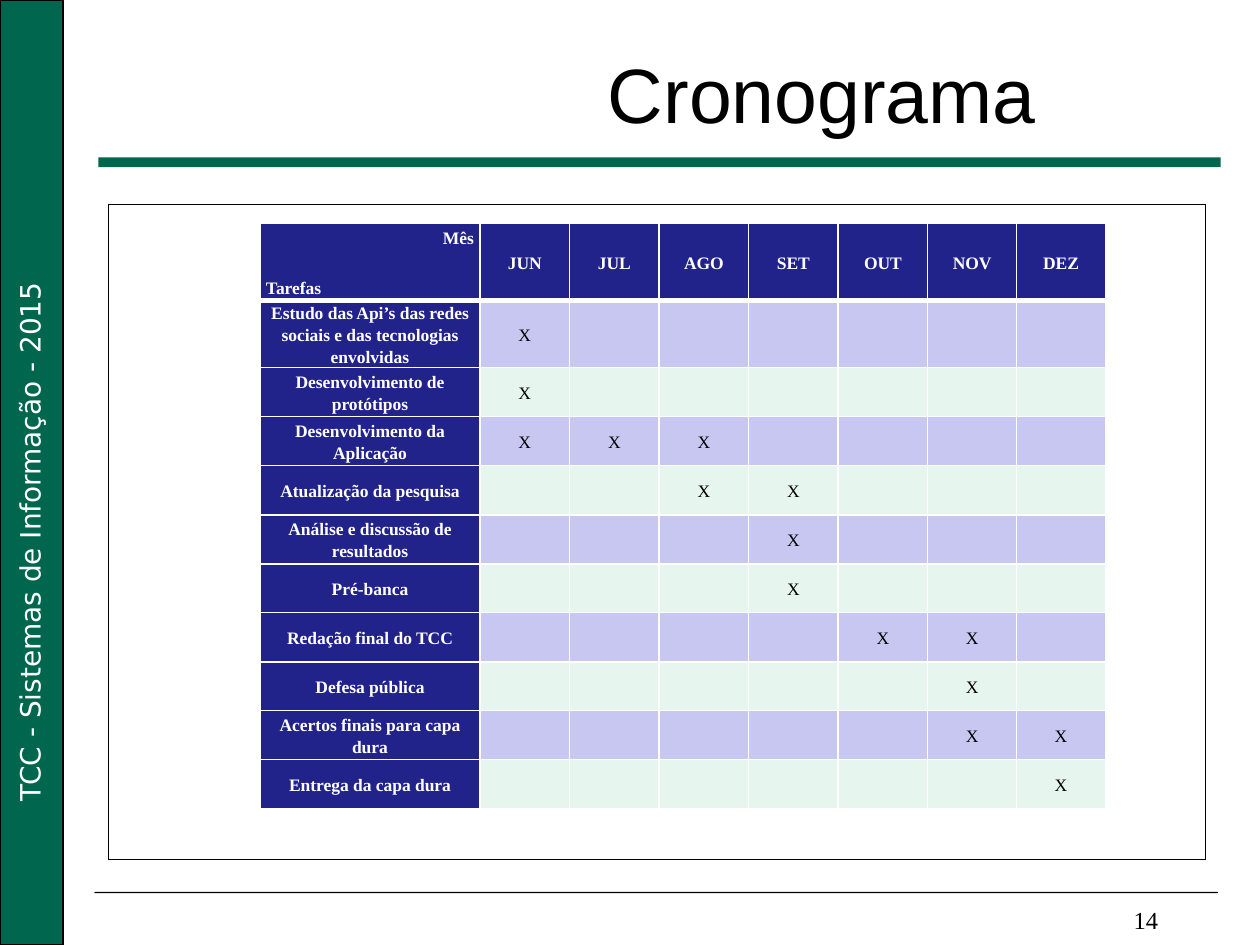
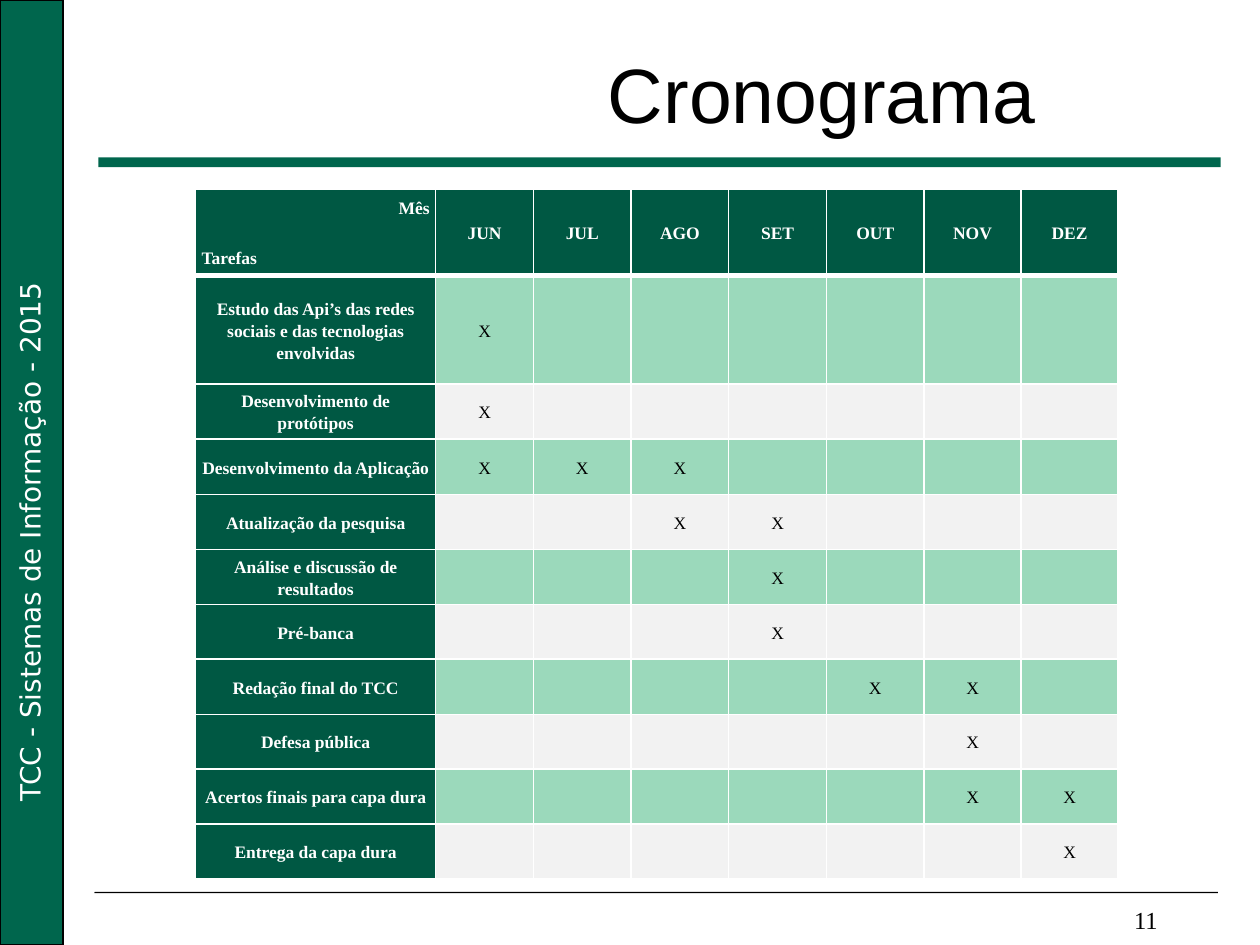
Before and after one commit to Nikofoxxx/TCC, a slide deck: slide 11 of documents/life_cycle/Apresentação_Big_Data.pptx (slide 14 before the commit). Drawn at 1260x945 pixels with LibreOffice and Linux fonts; fonts in the diff are those of the drawing; background and template pictures are left out. Boxes give left, top, right and bottom in pixels: in the first picture for what was removed or moved away, otherwise in the second. Text is boxed around its words. In the diff, an @@ line names an element or a change of style, - is before the commit and + after.

```diff
--- a/documents/life_cycle/Apresentação_Big_Data.pptx
+++ b/documents/life_cycle/Apresentação_Big_Data.pptx
@@ rectangle removed at <box>108,204,1206,859</box> @@
@@ table at <box>195,189,1121,879</box> @@
@@ fill #22228B to #005843 in 18 cells @@
@@ fill #C7C7F1 to #9BD9BB in 35 cells @@
@@ fill #E7F6EF to #F2F2F2 in 35 cells @@
@@ table: place and size @@
-table at <box>260,223,1106,838</box>
+table at <box>195,189,1121,879</box>
@@ text at <box>1134,913,1158,929</box>: text changed @@
-14
+11
```
Also in this commit, not shown: 12 other slides changed, 1 slide added, 3 slides removed, 3 other files.
